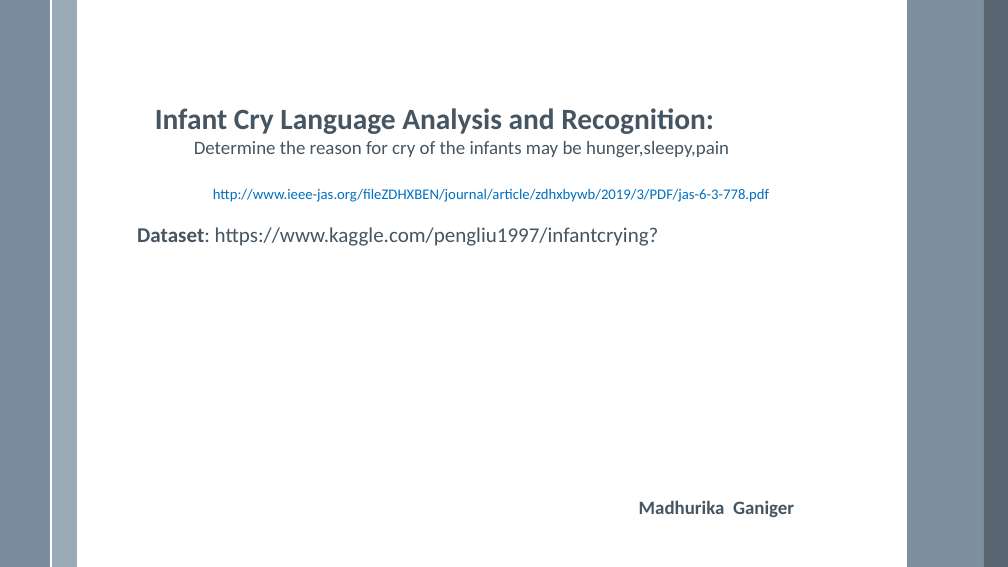
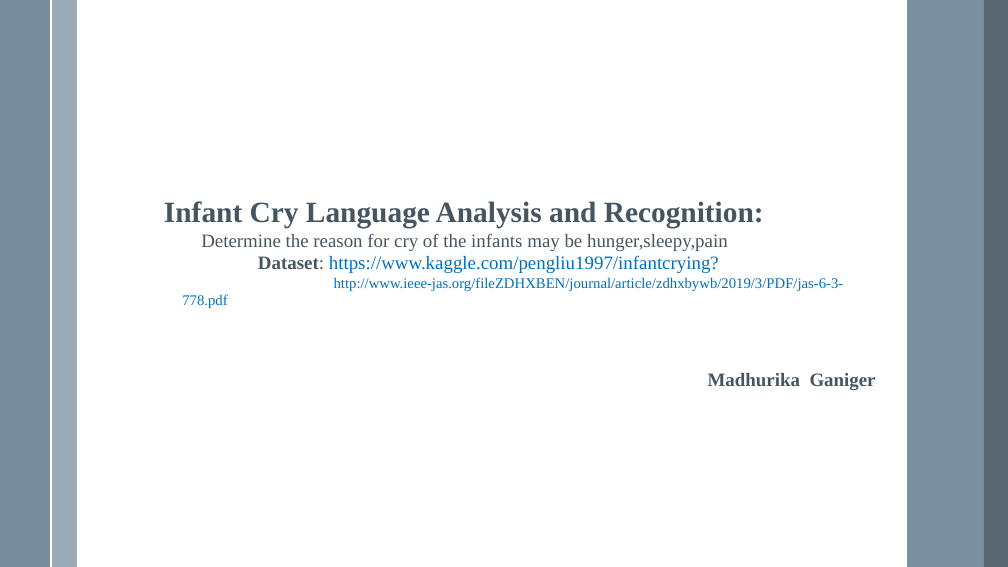
Before and after one commit to VarunBohara/Mini-Project-Documents, a slide deck: slide 2 of Ideas -- v3.0.pptx. Drawn at 1008x567 pixels with LibreOffice and Linux fonts; fonts in the diff are those of the drawing. Boxes give left, top, right and bottom in pixels: in the first picture for what was removed or moved away, otherwise in the second. Text is boxed around its words. In the diff, an @@ line names an element or a change of style, - is before the commit and + after.

```diff
--- a/Ideas -- v3.0.pptx
+++ b/Ideas -- v3.0.pptx
@@ text "Infant Cry Language Analysis and ...": place and size @@
-text "Infant Cry Language Analysis and ..." at [137, 108, 769, 246]
+text "Infant Cry Language Analysis and ..." at [164, 201, 844, 308]
@@ text at [164, 201, 844, 308]: font Calibri to Times New Roman in "Infant Cry Language Analysis and Recognition:", "Determine the reason for cry of the ...", "http://www.ieee-jas.org/fileZDHXBEN/journal/article/zdhxbywb ..."; list level 1 to 2 in "http://www.ieee-jas.org/fileZDHXBEN/journal/article/zdhxbywb ..." @@
@@ text at [137, 227, 659, 246]: paragraph removed @@
-Dataset: https://www.kaggle.com/pengliu1997/infantcrying?
@@ text at [258, 255, 719, 273]: paragraph added @@
+  Dataset: https://www.kaggle.com/pengliu1997/infantcrying?
@@ text "Madhurika Ganiger": place and size @@
-text "Madhurika Ganiger" at [639, 500, 794, 517]
+text "Madhurika Ganiger" at [708, 373, 876, 390]
@@ text "Madhurika Ganiger" at [708, 373, 876, 390]: font Calibri to Times New Roman @@
```
Also in this commit, not shown: 4 other slides changed.
